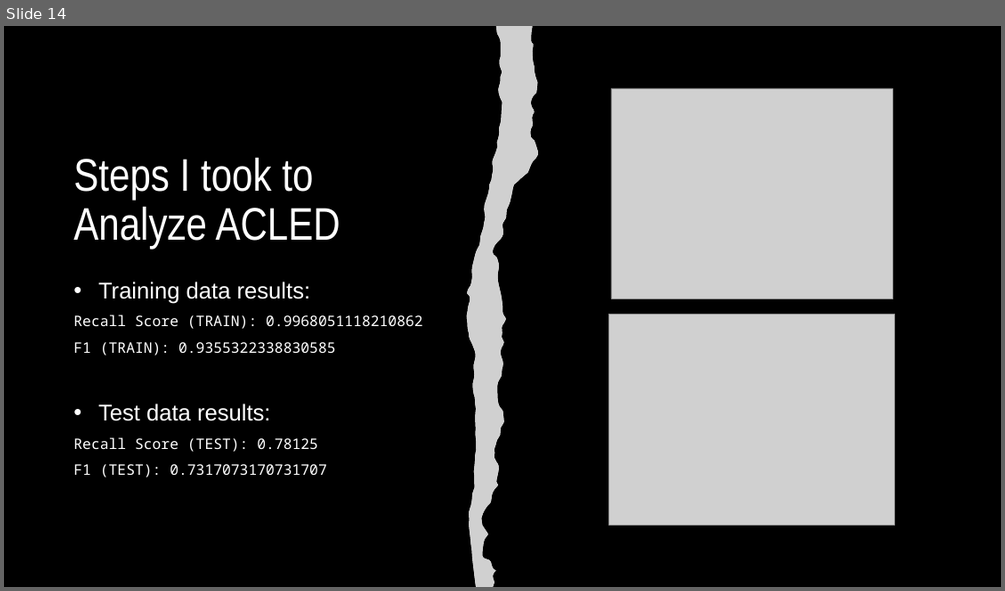
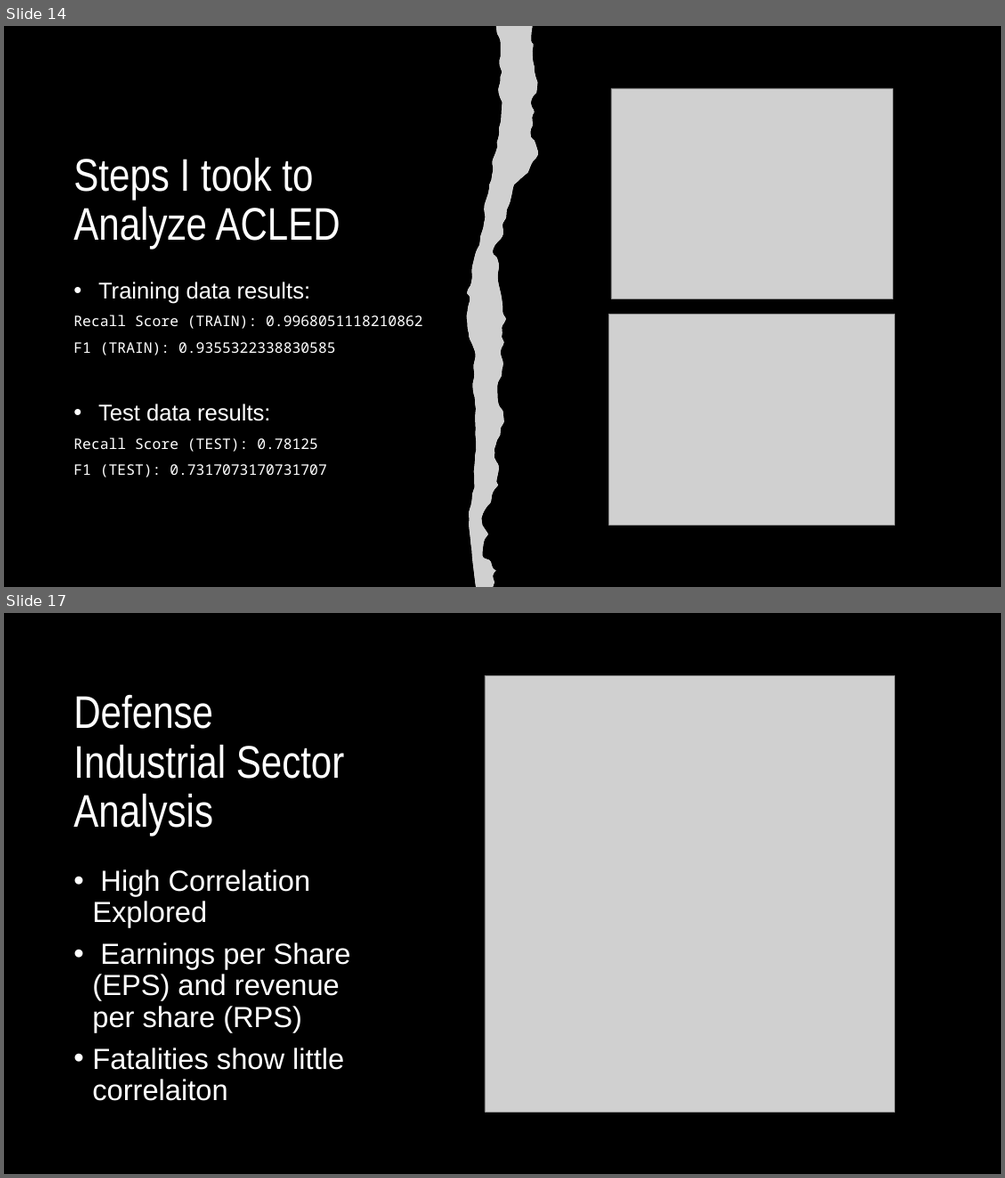
Before and after one commit to fs247/CSI777_Final_Project, a slide deck: CSI777_Final Presentation.pptx. Shown one above the other, each under a label of ours: slide 14 before the commit, slides 14 and 17 after it; the slides between them are not shown. The pictures are 1005x591 and 1005x1178 pixels, drawn with LibreOffice and Linux fonts; fonts in the diff are those of the drawing; grey boxes stand for pictures. Boxes give left, top, right and bottom in pixels: in the first picture for what was removed or moved away, otherwise in the second. Text is boxed around its words. In the diff, an @@ line names an element or a change of style, - is before the commit and + after.

```diff
--- a/CSI777_Final Presentation.pptx
+++ b/CSI777_Final Presentation.pptx
@@ slide 17 added at (4,613,1001,1174), background #000000 @@
@@ picture added at (485,675,895,1111) @@
@@ title added at (73,695,345,836), 44 pt, text #FFFFFF @@
+Defense Industrial Sector Analysis
@@ text added at (92,869,351,1101), 28 pt, text #FFFFFF @@
+• High Correlation Explored
+• Earnings per Share (EPS) and revenue per share (RPS)
+• Fatalities show little correlaiton
```
Also in this commit, not shown: 6 other slides added.
